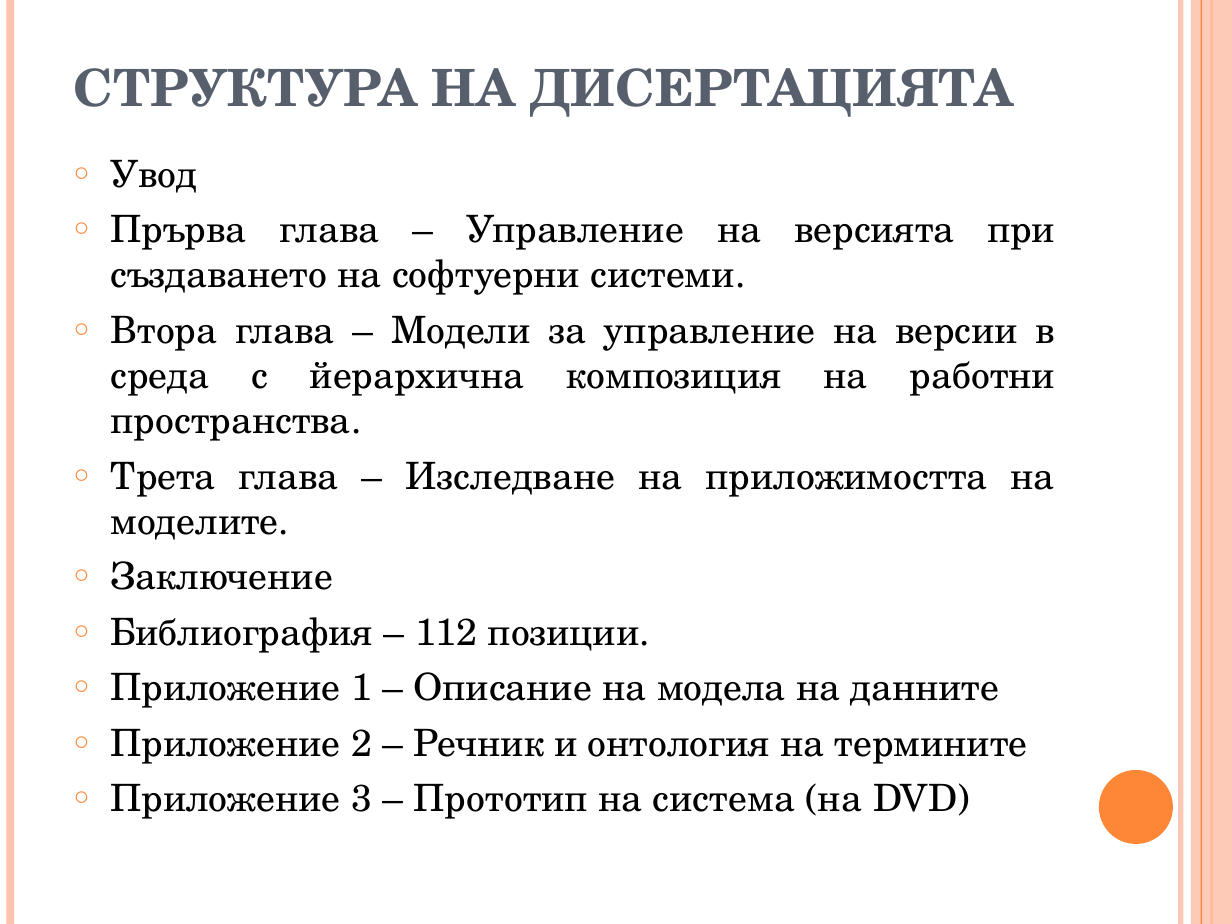
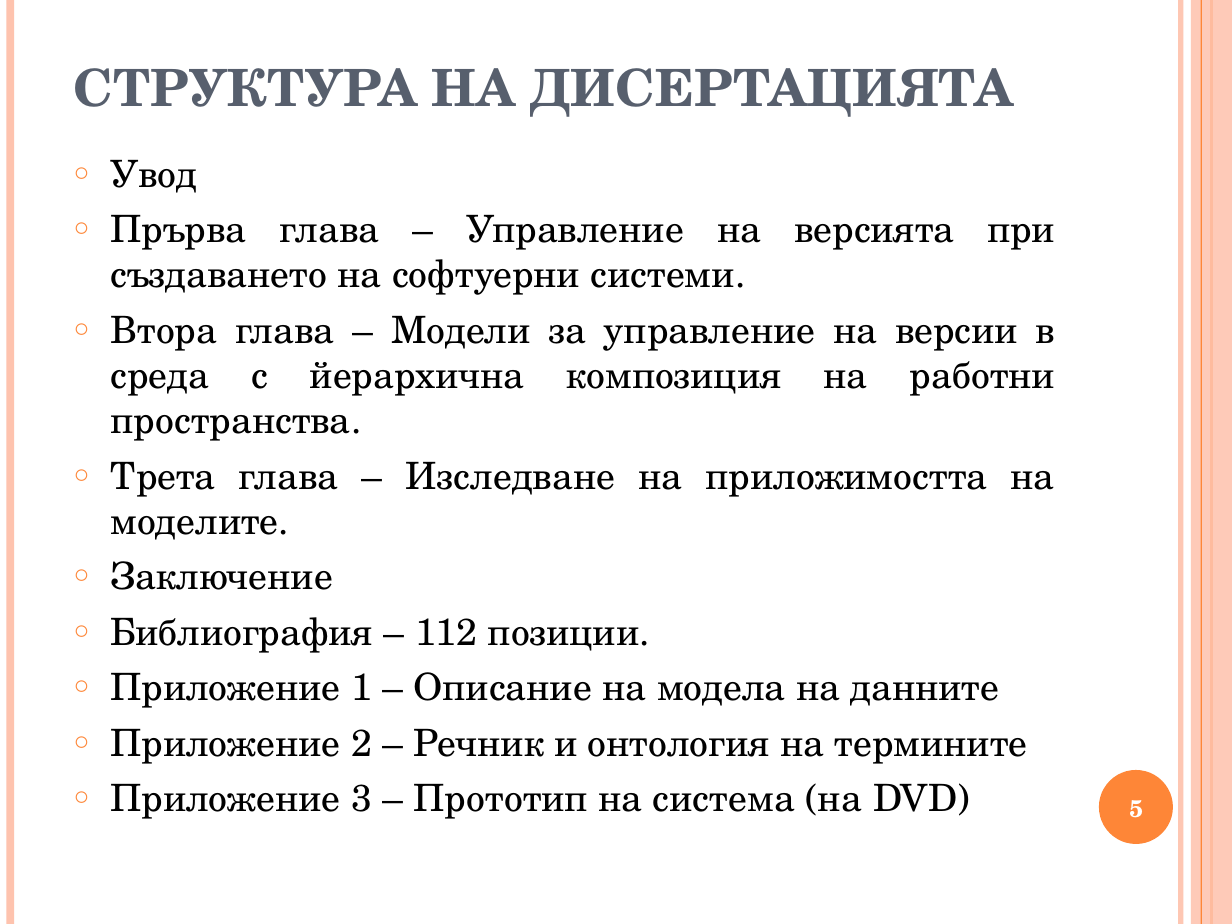
Before and after one commit to vjotov/versia, a slide deck: slide 5 of doc/presentation.ppt (slide 4 before the commit). Drawn at 1232x924 pixels with LibreOffice and Linux fonts; fonts in the diff are those of the drawing. Boxes give left, top, right and bottom in pixels: in the first picture for what was removed or moved away, otherwise in the second. Text is boxed around its words. In the diff, an @@ line names an element or a change of style, - is before the commit and + after.

```diff
--- a/doc/presentation.ppt
+++ b/doc/presentation.ppt
@@ page number added at bbox=[1129, 800, 1143, 818], 14 pt, text #FFFFFF, bold @@
+5
```
Also in this commit, not shown: 13 other slides changed, 5 slides added, 3 slides removed, 4 other files.
